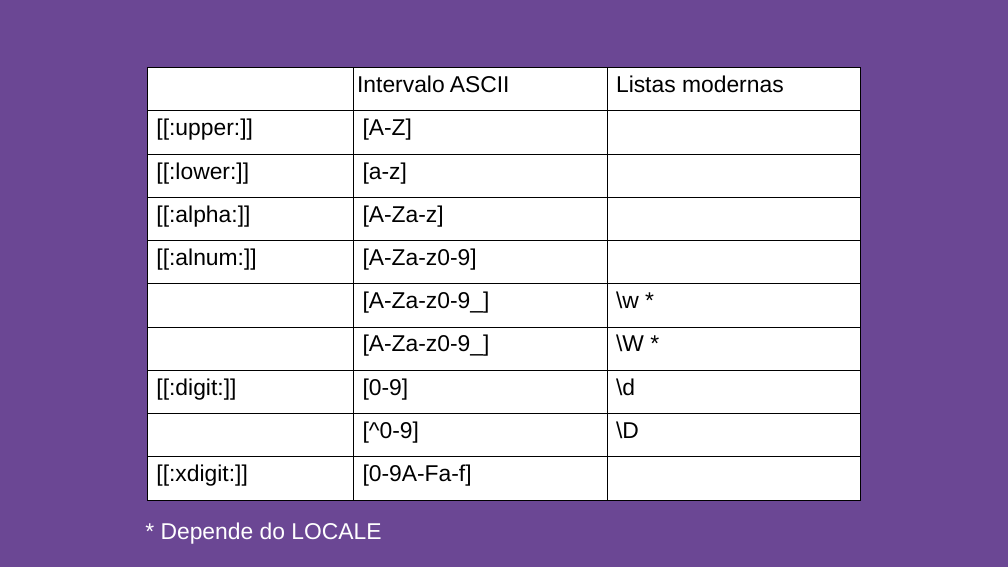
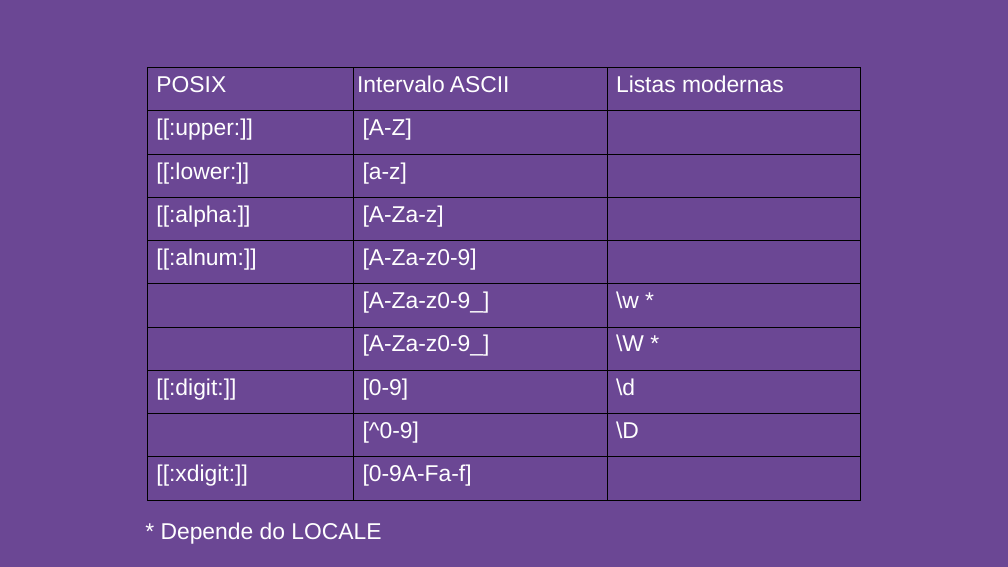
Before and after one commit to deniscostadsc/regex-tutorial, a slide deck: slide 26 of slides/regex.odp. Drawn at 1008x567 pixels with LibreOffice and Linux fonts; fonts in the diff are those of the drawing. Boxes give left, top, right and bottom in pixels: in the first picture for what was removed or moved away, otherwise in the second. Text is boxed around its words. In the diff, an @@ line names an element or a change of style, - is before the commit and + after.

```diff
--- a/slides/regex.odp
+++ b/slides/regex.odp
@@ table at [147,68,860,500] @@
@@ fill #FFFFFF to none in 22 cells @@
@@ text colour #000000 to #FFFFFF @@
```
Also in this commit, not shown: 3 other slides changed, 1 slide added, 1 other file.
